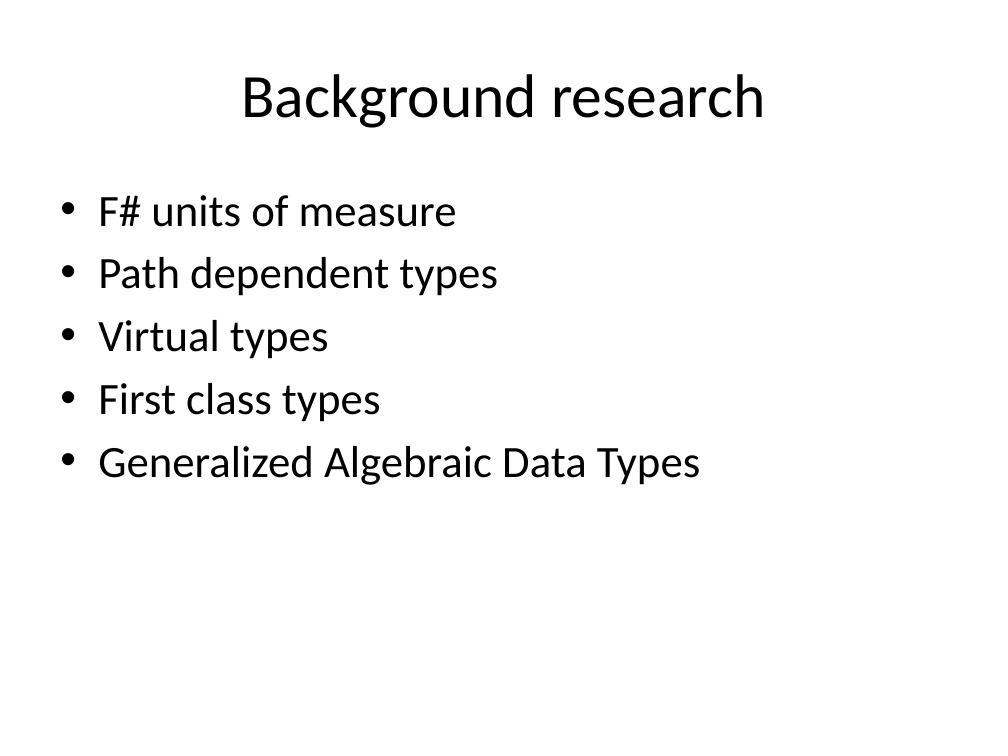
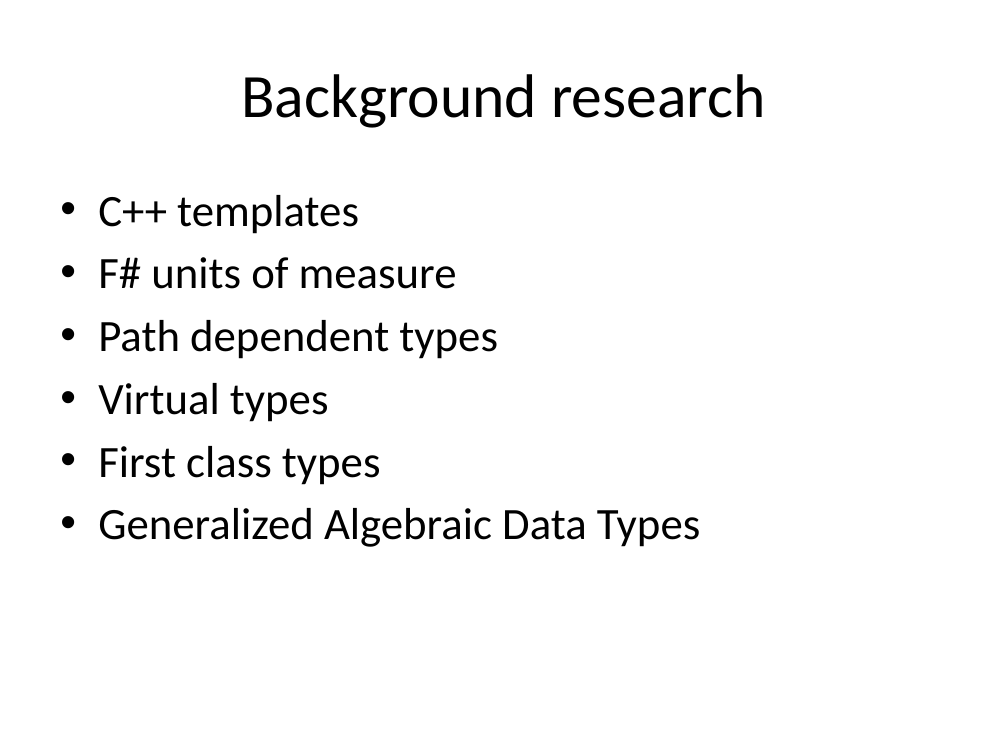
Before and after one commit to Frassle/Imperial-FYP, a slide deck: slide 15 of draftPresenation.pptx (slide 9 before the commit). Drawn at 1008x756 pixels with LibreOffice and Linux fonts; fonts in the diff are those of the drawing. Boxes give left, top, right and bottom in pixels: in the first picture for what was removed or moved away, otherwise in the second. Text is boxed around its words. In the diff, an @@ line names an element or a change of style, - is before the commit and + after.

Commit message:
Background redone

```diff
--- a/draftPresenation.pptx
+++ b/draftPresenation.pptx
@@ text at (98, 195, 359, 234): paragraph added @@
+• C++ templates
```
Also in this commit, not shown: 12 slides added.
